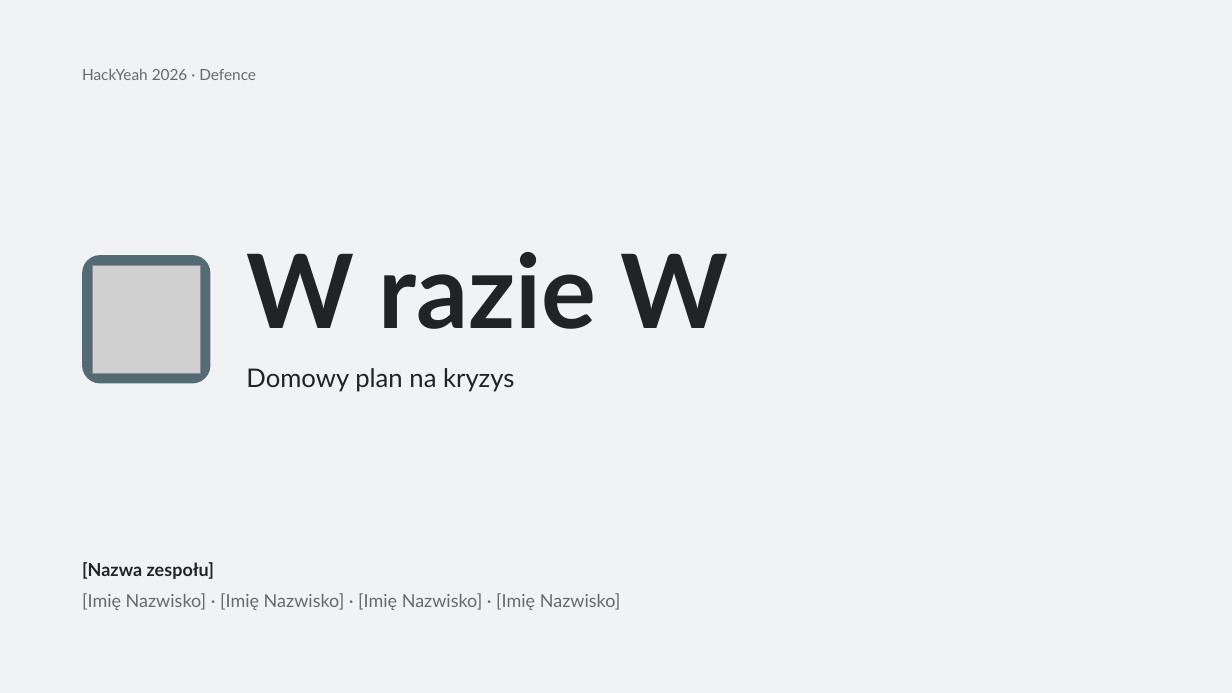
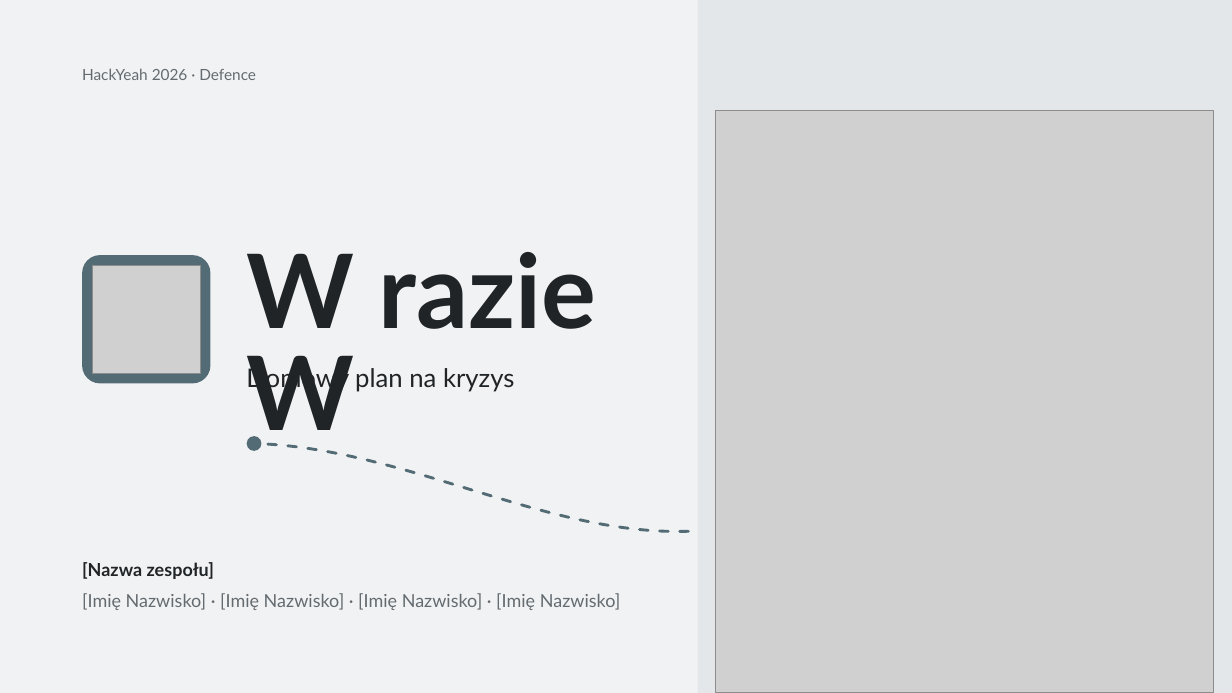
Before and after one commit to jazlik/turbo-defence, a slide deck: slide 1 of context/foundation/prezentacja/W_razie_W_HackYeah_2026_wersja_robocza.pptx. Drawn at 1232x693 pixels with LibreOffice and Linux fonts; fonts in the diff are those of the drawing; grey boxes stand for pictures. Boxes give left, top, right and bottom in pixels: in the first picture for what was removed or moved away, otherwise in the second. Text is boxed around its words. In the diff, an @@ line names an element or a change of style, - is before the commit and + after.

```diff
--- a/context/foundation/prezentacja/W_razie_W_HackYeah_2026_wersja_robocza.pptx
+++ b/context/foundation/prezentacja/W_razie_W_HackYeah_2026_wersja_robocza.pptx
@@ rectangle added at bbox=[698, 0, 1232, 693], fill #E3E7E9 @@
@@ picture added at bbox=[716, 111, 1214, 693] @@
@@ title "W razie W" rewrapped from bbox=[246, 252, 729, 329] to bbox=[246, 252, 597, 449] @@
@@ ellipse added at bbox=[247, 436, 262, 451], fill #536B75 @@
@@ freeform shape added at bbox=[254, 444, 689, 536], outline #536B75 2.25 pt dashed @@
```
Also in this commit, not shown: 6 other slides changed, 11 other files.
